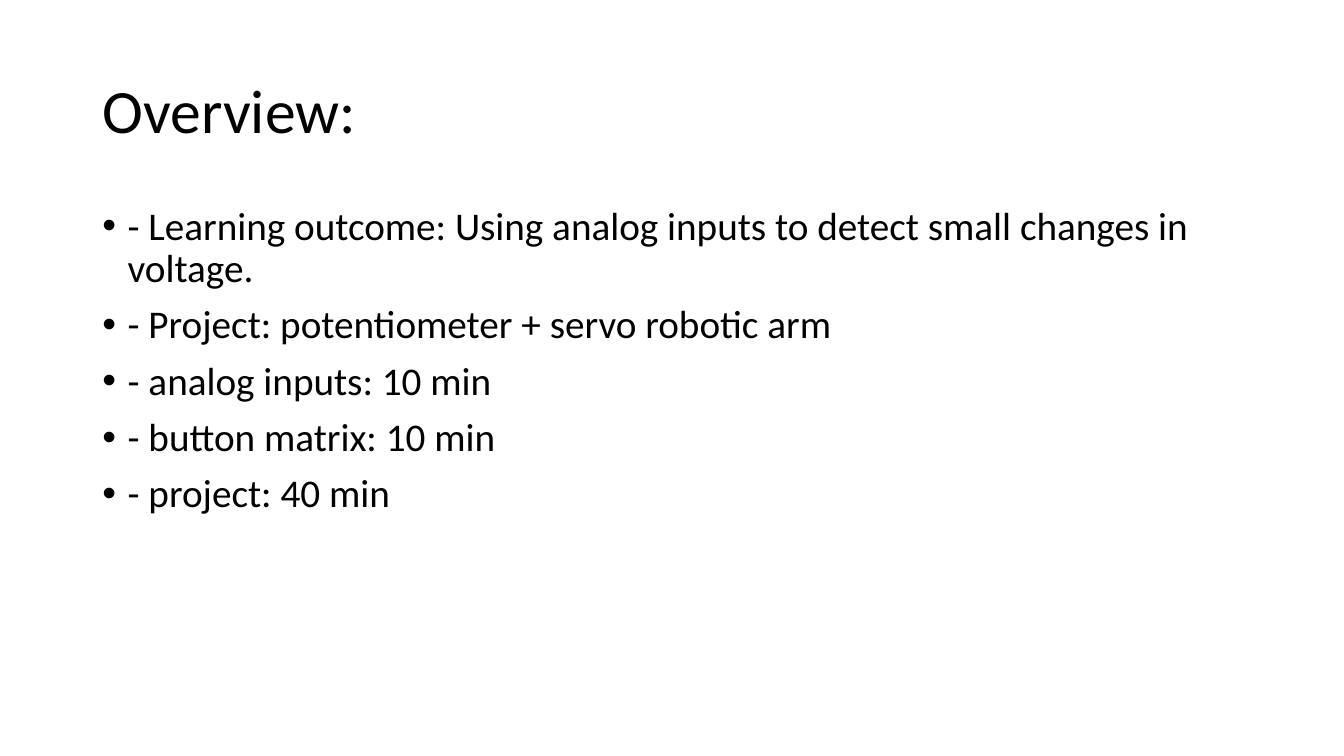
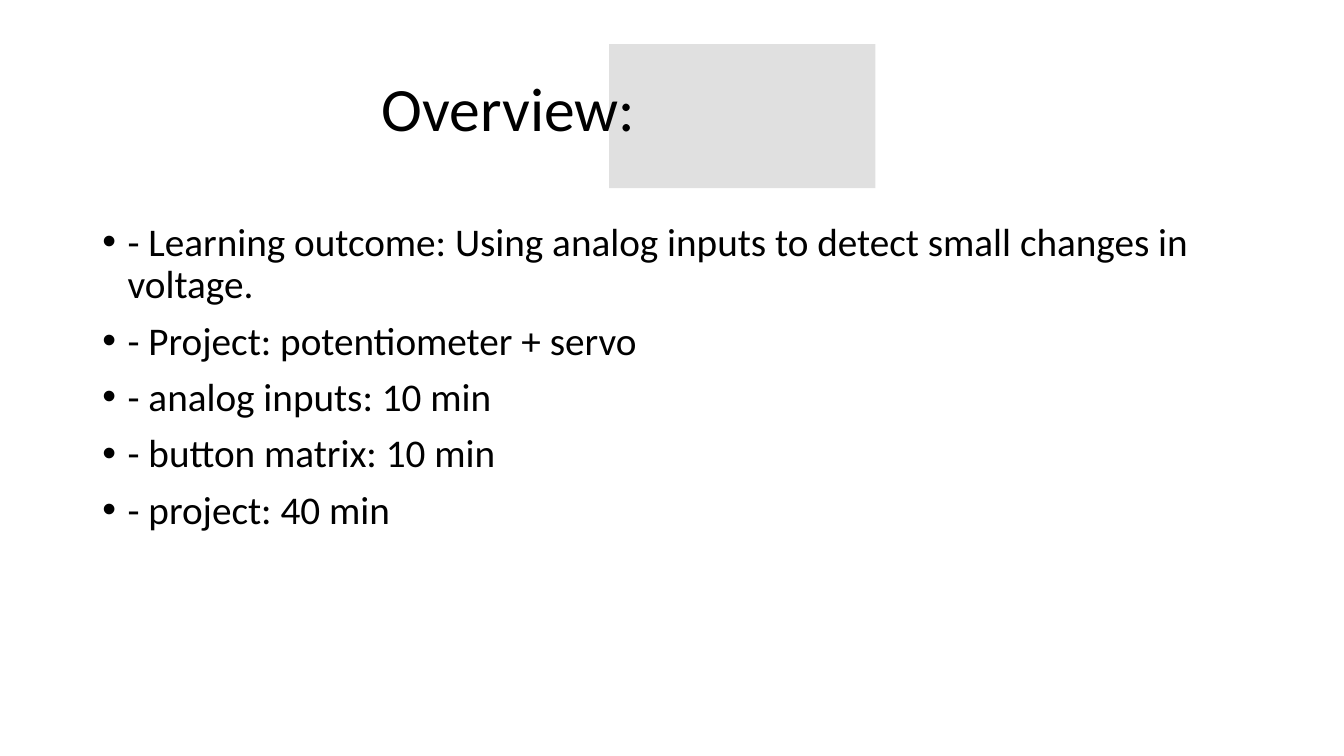
Before and after one commit to Runtime-Learner/McGill-BattleBots-Club, a slide deck: slide 2 of ECSE/Workshop-3/workshop3.pptx. Drawn at 1344x756 pixels with LibreOffice and Linux fonts; fonts in the diff are those of the drawing; background and template pictures are left out. Boxes give left, top, right and bottom in pixels: in the first picture for what was removed or moved away, otherwise in the second. Text is boxed around its words. In the diff, an @@ line names an element or a change of style, - is before the commit and + after.

```diff
--- a/ECSE/Workshop-3/workshop3.pptx
+++ b/ECSE/Workshop-3/workshop3.pptx
@@ title "Overview:": place and size @@
-title "Overview:" at (102, 90, 355, 134)
+title "Overview:" at (382, 88, 635, 132)
@@ rectangle added at (609, 44, 875, 189), fill #E0E0E0 @@
@@ text "- Learning outcome: Using analog ...": place and size @@
-text "- Learning outcome: Using analog ..." at (128, 212, 1188, 514)
+text "- Learning outcome: Using analog ..." at (128, 228, 1188, 531)
@@ text at (148, 328, 637, 362): text changed @@
-• - Project: potentiometer + servo robotic arm
+• - Project: potentiometer + servo
```
Also in this commit, not shown: 5 other slides changed, 3 other files.
